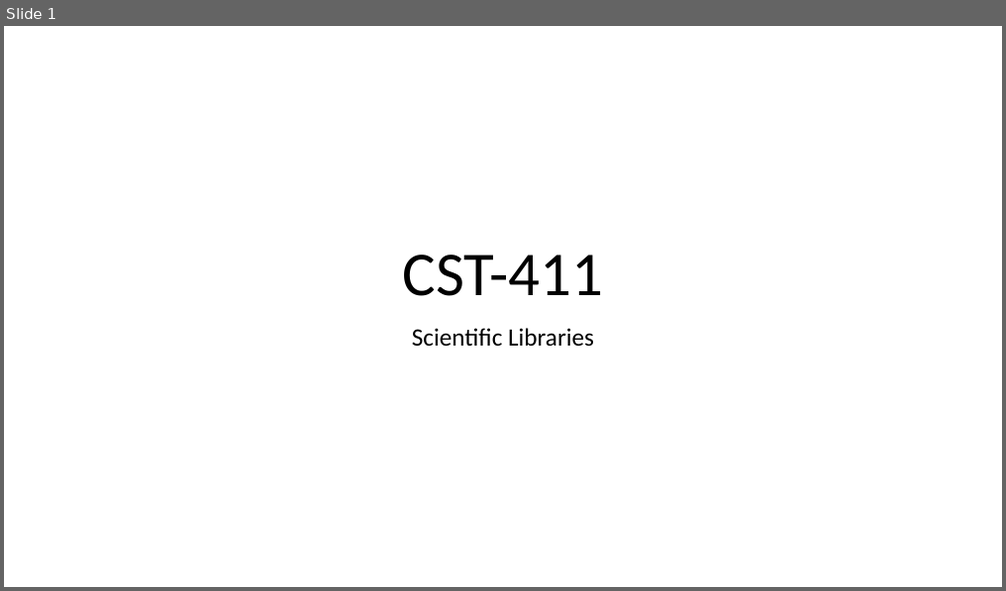
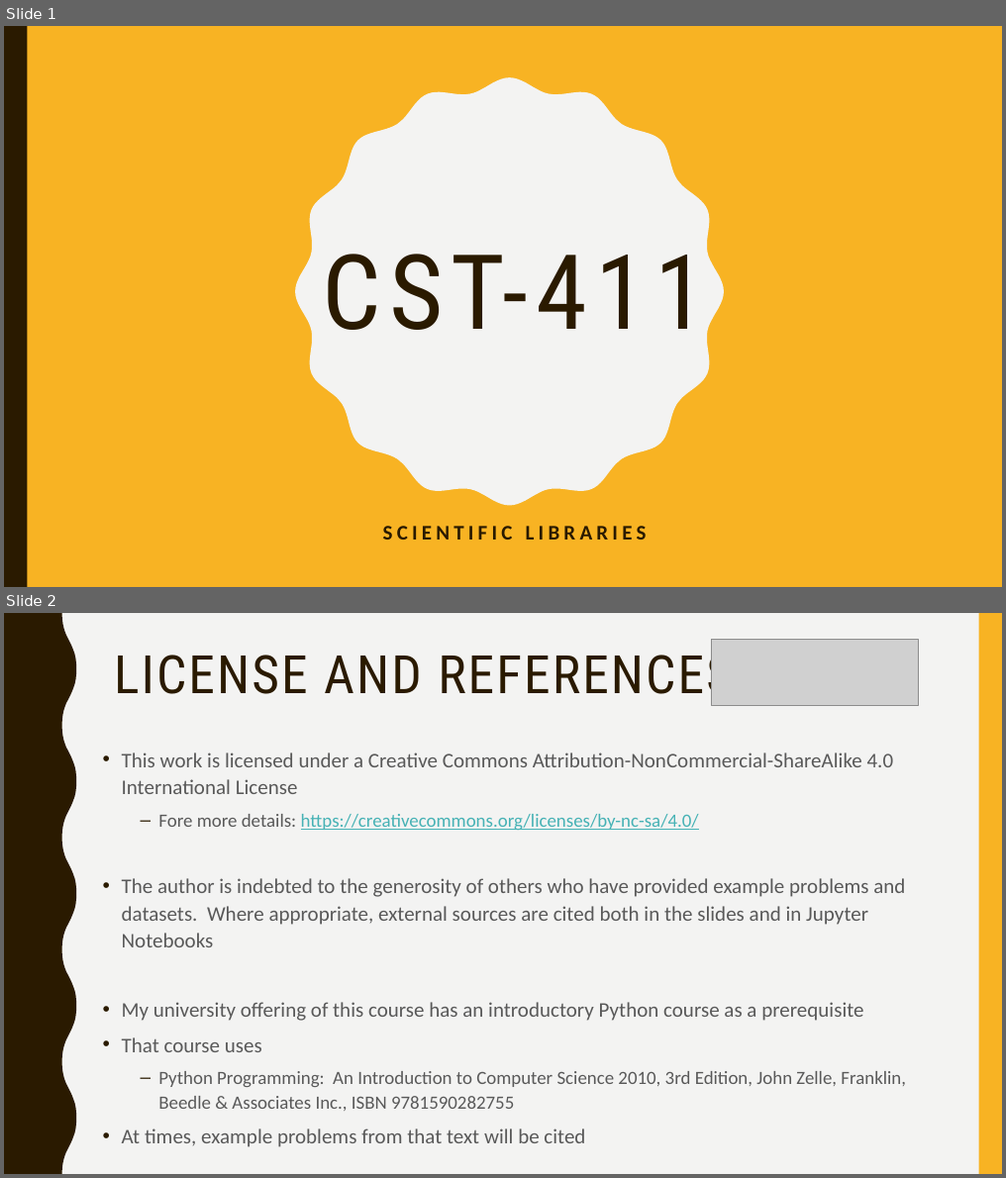
Before and after one commit to narock/scientific_computing_course, a slide deck: Scientific_Computing_02.pptx. Shown one above the other, each under a label of ours: slide 1 before the commit, slides 1 and 2 after it. The pictures are 1006x591 and 1006x1178 pixels, drawn with LibreOffice and Linux fonts; fonts in the diff are those of the drawing; grey boxes stand for pictures. Boxes give left, top, right and bottom in pixels: in the first picture for what was removed or moved away, otherwise in the second. Text is boxed around its words. In the diff, an @@ line names an element or a change of style, - is before the commit and + after.

```diff
--- a/Scientific_Computing_02.pptx
+++ b/Scientific_Computing_02.pptx
@@ slide 2 added at (4, 613, 1002, 1174), background #F3F3F2 @@
@@ freeform shape added at (4, 613, 76, 1174), fill #2A1A00 @@
@@ picture added at (712, 640, 918, 706) @@
@@ rectangle added at (979, 613, 1002, 1174), fill #F8B323 @@
@@ title added at (114, 646, 734, 706), 51 pt, text #2A1A00 @@
+LICENSE AND REFERENCES
@@ text added at (122, 753, 906, 1148), 20 pt, text #595959 @@
+• This work is licensed under a Creative Commons Attribution-NonCommercial-ShareAlike 4.0 International License
+  – Fore more details: https://creativecommons.org/licenses/by-nc-sa/4.0/
+• The author is indebted to the generosity of others who have provided example problems and datasets. Where appropriate, external sources are cited both in the slides and in Jupyter Notebooks
+• My university offering of this course has an introductory Python course as a prerequisite
+• That course uses
+  – Python Programming: An Introduction to Computer Science 2010, 3rd Edition, John Zelle, Franklin, Beedle & Associates Inc., ISBN 9781590282755
+• At times, example problems from that text will be cited
@@ slide 1 changed as well @@
@@ background #FFFFFF to #F8B323 @@
@@ rectangle added at (4, 26, 27, 587), fill #2A1A00 @@
@@ freeform shape added at (295, 77, 724, 506), fill #F3F3F2 @@
@@ title "CST-411": place and size @@
-title "CST-411" at (402, 255, 603, 296)
+title "CST-411" at (322, 254, 706, 330)
@@ title "CST-411" at (322, 254, 706, 330): size 60 to 100 pt, font Calibri to Roboto Condensed, text colour #000000 to #2A1A00, letter spacing 0 to 8 pt; vertical alignment bottom to middle @@
@@ subtitle at (383, 526, 647, 540): text changed; size 24 to 20 pt; text colour #000000 to #2A1A00; bold on @@
-Scientific Libraries
+SCIENTIFIC LIBRARIES
```
Also in this commit, not shown: 13 other slides changed, 3 other files.
